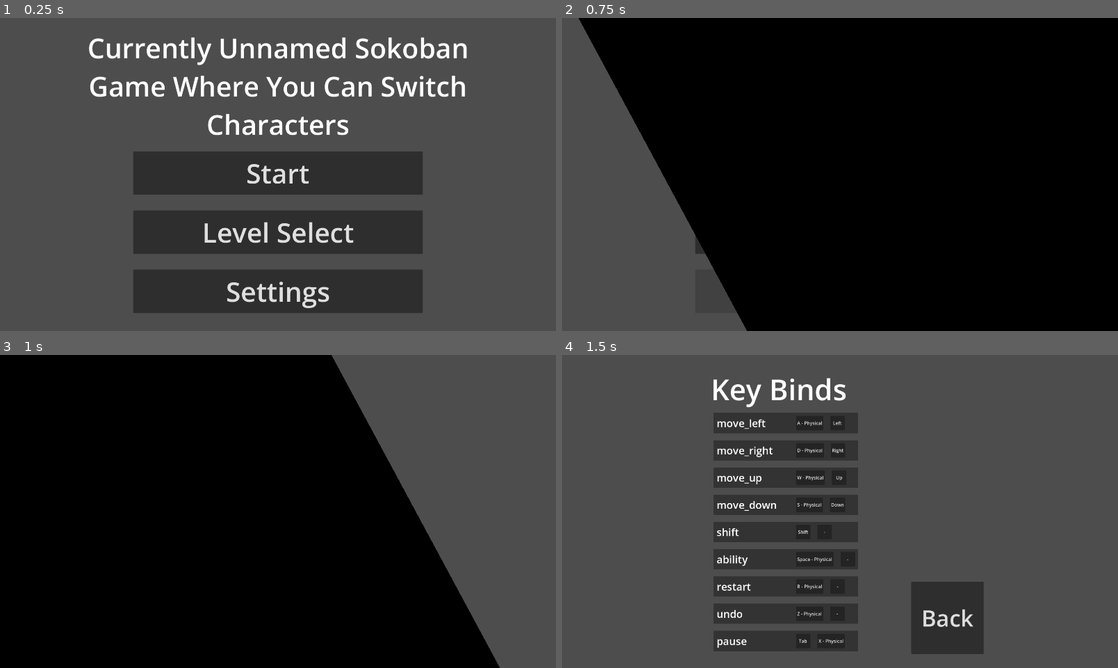
Above: before the commit, frames 1-4 (two rows, left to right).
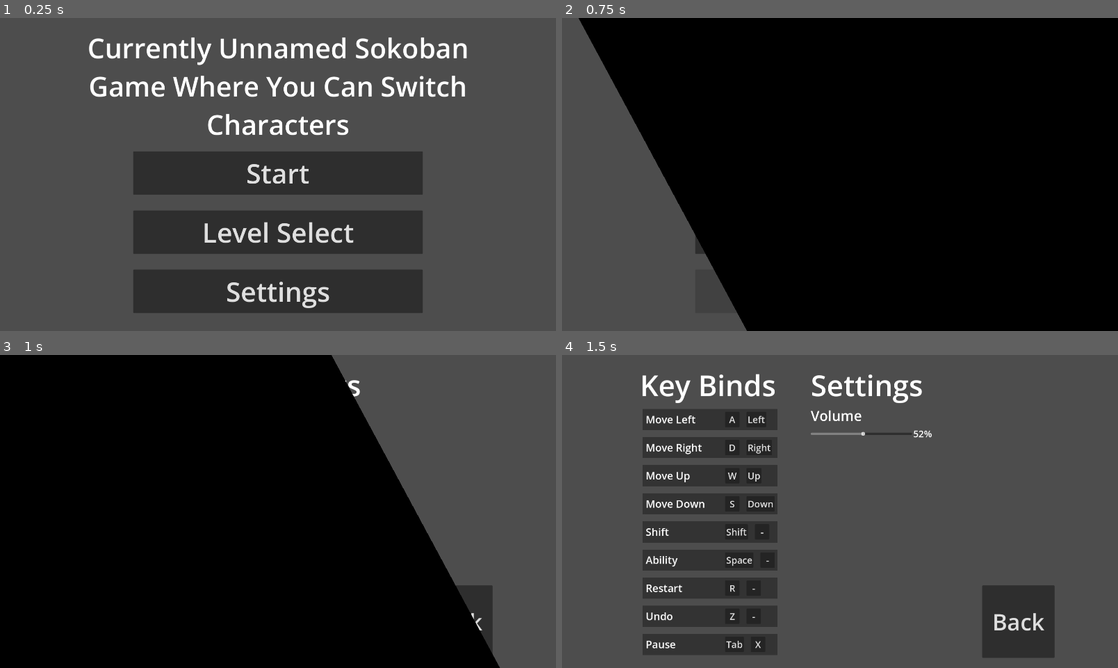
Above: after the commit, the same moments.

Repository: somestufz/GDS-Game-Jam-Repo
Game: Godot game, scene res://scenes/main/game.tscn
Same seed, same stepped clock (60 frames per second), same inputs: the game is played once before the commit and once after it.
Inputs (mouse positions are in pixels of both pictures, inside the frame that each line leads up to):
- Up to frame 1 (0.25 s): no input
- Up to frame 2 (0.75 s): click "Settings" at 0.5 s
- Up to frame 3 (1 s): no input
- Up to frame 4 (1.5 s): tap Enter at 1.25 s; move the mouse to (962, 495) at 1.27 s; hold D (move_right) from 1.28 s (still down); tap Space (ability) at 1.35 s; click (962, 495) at 1.42 s

Frames 1-2 are identical in both runs. In frame 3, 0.8% of the frame differs, in the area x 62-89%, y 8-96%; in frame 4, 25%, in the area x 14-89%, y 6-97%.

Commit message:
Finished the Settings menu for now
- Added keybinds
- Added a Volume Slider

Diff:
--- a/Main/Sokoban/scenes/UI/keybind.gd
+++ b/Main/Sokoban/scenes/UI/keybind.gd
@@ -11,10 +11,11 @@
 
 func initialise(action : String) -> void:
 	self.action = action
-	label.text = action
-	button_1.text = InputMap.action_get_events(action)[0].as_text()
+	var text = action.replace("_"," ").capitalize()
+	label.text = text
+	button_1.text = InputMap.action_get_events(action)[0].as_text().replace(" - Physical", "")
 	if InputMap.action_get_events(action).size() > 1:
-		button_2.text = InputMap.action_get_events(action)[1].as_text()
+		button_2.text = InputMap.action_get_events(action)[1].as_text().replace(" - Physical", "")
 
 func _on_button_pressed() -> void:
 	isListening1 = true
@@ -29,21 +30,30 @@
 func _input(event: InputEvent) -> void:
 	if event is InputEventKey:
 		if isListening1:
+			var events = InputMap.action_get_events(action)
+			events[0] = event
 			#swap out the binding
-			InputMap.action_erase_event(action, InputMap.action_get_events(action)[0])
-			InputMap.action_add_event(action, event)
+			InputMap.action_erase_events(action)
+			InputMap.action_add_event(action, events[0])
+			if events.size():
+				InputMap.action_add_event(action, events[1])
 			#Sets the buttons text
-			button_1.text = InputMap.action_get_events(action)[0].as_text()
-			if InputMap.action_get_events(action).size() > 1:
-				button_2.text = InputMap.action_get_events(action)[1].as_text()
+			button_1.text = events[0].as_text()
+			if events.size() > 1:
+				button_2.text = events[1].as_text()
 			isListening1 = false
 		elif isListening2:
+			var events = InputMap.action_get_events(action)
+			if events.size() == 1:
+				events.append(event)
+			else:
+				events[1] = event
 			#swap out the binding
-			if InputMap.action_get_events(action).size() > 1:
-				InputMap.action_erase_event(action, InputMap.action_get_events(action)[1])
-			InputMap.action_add_event(action, event)
+			InputMap.action_erase_events(action)
+			InputMap.action_add_event(action, events[0])
+			InputMap.action_add_event(action, events[1])
 			#Sets the buttons text
-			button_1.text = InputMap.action_get_events(action)[0].as_text()
-			if InputMap.action_get_events(action).size() > 1:
-				button_2.text = InputMap.action_get_events(action)[1].as_text()
-			isListening2 = false
+			button_1.text = events[0].as_text()
+			if events.size() > 1:
+				button_2.text = events[1].as_text()
+			isListening1 = false
--- a/Main/Sokoban/scenes/UI/keybind.tscn
+++ b/Main/Sokoban/scenes/UI/keybind.tscn
@@ -41,6 +41,7 @@
 [node name="Button" type="Button" parent="HBoxContainer/Button 1" unique_id=682114147]
 custom_minimum_size = Vector2(50, 50)
 layout_mode = 2
+theme_override_font_sizes/font_size = 32
 text = "-"
 
 [node name="Button 2" type="MarginContainer" parent="HBoxContainer" unique_id=2088641253]
@@ -53,6 +54,7 @@
 [node name="Button" type="Button" parent="HBoxContainer/Button 2" unique_id=1833379847]
 custom_minimum_size = Vector2(50, 50)
 layout_mode = 2
+theme_override_font_sizes/font_size = 32
 text = "-"
 
 [connection signal="pressed" from="HBoxContainer/Button 1/Button" to="." method="_on_button_pressed"]
--- a/Main/Sokoban/scenes/UI/ui.tscn
+++ b/Main/Sokoban/scenes/UI/ui.tscn
@@ -10,6 +10,8 @@
 [ext_resource type="Script" uid="uid://b8of7ogw6pb24" path="res://scenes/UI/key_binds.gd" id="6_tpnoy"]
 [ext_resource type="Script" uid="uid://bk56yovnatqx6" path="res://scenes/UI/win.gd" id="7_64obo"]
 [ext_resource type="PackedScene" uid="uid://ce14wjvt1yuld" path="res://scenes/UI/keybind.tscn" id="7_vb61p"]
+[ext_resource type="Script" uid="uid://bhd8ehibunljx" path="res://scenes/UI/volume.gd" id="9_c5elv"]
+[ext_resource type="AudioStream" uid="uid://boxmu88c4bge2" path="res://assets/audio/sfx/tone.wav" id="10_cketn"]
 
 [sub_resource type="Animation" id="Animation_35jxk"]
 length = 0.001
@@ -194,6 +196,7 @@
 
 [node name="KeyBinds Margin" type="MarginContainer" parent="Settings" unique_id=562373738]
 layout_mode = 2
+size_flags_vertical = 0
 theme_override_constants/margin_left = 50
 theme_override_constants/margin_right = 50
 
@@ -208,6 +211,54 @@
 layout_mode = 2
 theme_override_font_sizes/font_size = 100
 text = "Key Binds"
+
+[node name="Settings Margin" type="MarginContainer" parent="Settings" unique_id=1431499206]
+layout_mode = 2
+size_flags_vertical = 0
+theme_override_constants/margin_left = 50
+theme_override_constants/margin_right = 50
+
+[node name="Settings" type="VBoxContainer" parent="Settings/Settings Margin" unique_id=1370384661]
+layout_mode = 2
+size_flags_horizontal = 4
+size_flags_vertical = 4
+
+[node name="Label" type="Label" parent="Settings/Settings Margin/Settings" unique_id=232824304]
+layout_mode = 2
+theme_override_font_sizes/font_size = 100
+text = "Settings"
+
+[node name="MarginContainer" type="MarginContainer" parent="Settings/Settings Margin/Settings" unique_id=1478112136]
+layout_mode = 2
+
+[node name="VBoxContainer" type="VBoxContainer" parent="Settings/Settings Margin/Settings/MarginContainer" unique_id=1174210889]
+layout_mode = 2
+
+[node name="Label" type="Label" parent="Settings/Settings Margin/Settings/MarginContainer/VBoxContainer" unique_id=487638261]
+layout_mode = 2
+theme_override_font_sizes/font_size = 48
+text = "Volume"
+
+[node name="Volume" type="HBoxContainer" parent="Settings/Settings Margin/Settings/MarginContainer/VBoxContainer" unique_id=575123160]
+layout_mode = 2
+alignment = 1
+script = ExtResource("9_c5elv")
+
+[node name="HSlider" type="HSlider" parent="Settings/Settings Margin/Settings/MarginContainer/VBoxContainer/Volume" unique_id=21386837]
+custom_minimum_size = Vector2(350, 50)
+layout_mode = 2
+min_value = -25.0
+max_value = 25.0
+
+[node name="Label" type="Label" parent="Settings/Settings Margin/Settings/MarginContainer/VBoxContainer/Volume" unique_id=263086569]
+layout_mode = 2
+theme_override_font_sizes/font_size = 32
+text = "100%"
+vertical_alignment = 1
+
+[node name="AudioStreamPlayer" type="AudioStreamPlayer" parent="Settings/Settings Margin/Settings/MarginContainer/VBoxContainer/Volume" unique_id=22466999]
+stream = ExtResource("10_cketn")
+autoplay = true
 
 [node name="MarginContainer" type="MarginContainer" parent="Settings" unique_id=2000453441]
 layout_mode = 2
@@ -387,6 +438,9 @@
 [connection signal="pressed" from="MainMenu/StartContainer/StartSelect" to="MainMenu" method="_on_start_select_pressed"]
 [connection signal="pressed" from="MainMenu/LevelSelectContainer/LevelSelect" to="MainMenu" method="_on_level_select_pressed"]
 [connection signal="pressed" from="MainMenu/SettingsContainer/Settings" to="MainMenu" method="_on_settings_pressed"]
+[connection signal="drag_ended" from="Settings/Settings Margin/Settings/MarginContainer/VBoxContainer/Volume/HSlider" to="Settings/Settings Margin/Settings/MarginContainer/VBoxContainer/Volume" method="_on_h_slider_drag_ended"]
+[connection signal="drag_started" from="Settings/Settings Margin/Settings/MarginContainer/VBoxContainer/Volume/HSlider" to="Settings/Settings Margin/Settings/MarginContainer/VBoxContainer/Volume" method="_on_h_slider_drag_started"]
+[connection signal="value_changed" from="Settings/Settings Margin/Settings/MarginContainer/VBoxContainer/Volume/HSlider" to="Settings/Settings Margin/Settings/MarginContainer/VBoxContainer/Volume" method="_on_h_slider_value_changed"]
 [connection signal="pressed" from="Settings/MarginContainer/Back" to="Settings" method="_on_back_pressed"]
 [connection signal="pressed" from="Pause/ResumeContainer/Resume" to="Pause" method="_on_resume_pressed"]
 [connection signal="pressed" from="Pause/LevelSelectContainer/LevelSelect" to="Pause" method="_on_level_select_pressed"]
--- /dev/null
+++ b/Main/Sokoban/scenes/UI/volume.gd
@@ -0,0 +1,22 @@
+extends HBoxContainer
+
+@onready var label: Label = $Label
+@onready var h_slider: HSlider = $HSlider
+@onready var audio_stream_player: AudioStreamPlayer = $AudioStreamPlayer
+
+# Called when the node enters the scene tree for the first time.
+func _ready() -> void:
+	AudioServer.set_bus_volume_linear(0, db_to_linear(0))
+	h_slider.value = db_to_linear(0)
+	audio_stream_player.volume_db = -10000000
+	audio_stream_player.play()
+
+func _on_h_slider_value_changed(value: float) -> void:
+	AudioServer.set_bus_volume_linear(0, db_to_linear(value))
+	label.text = str(int(h_slider.ratio * 100)) + "%"
+
+func _on_h_slider_drag_started() -> void:
+	audio_stream_player.volume_db = 0
+
+func _on_h_slider_drag_ended(value_changed: bool) -> void:
+	audio_stream_player.volume_db = -10000000
Not shown, added: Main/Sokoban/assets/audio/sfx/tone.wav.import
Not shown, added: Main/Sokoban/scenes/UI/volume.gd.uid
Not shown, added: Main/Sokoban/assets/audio/sfx/tone.wav
